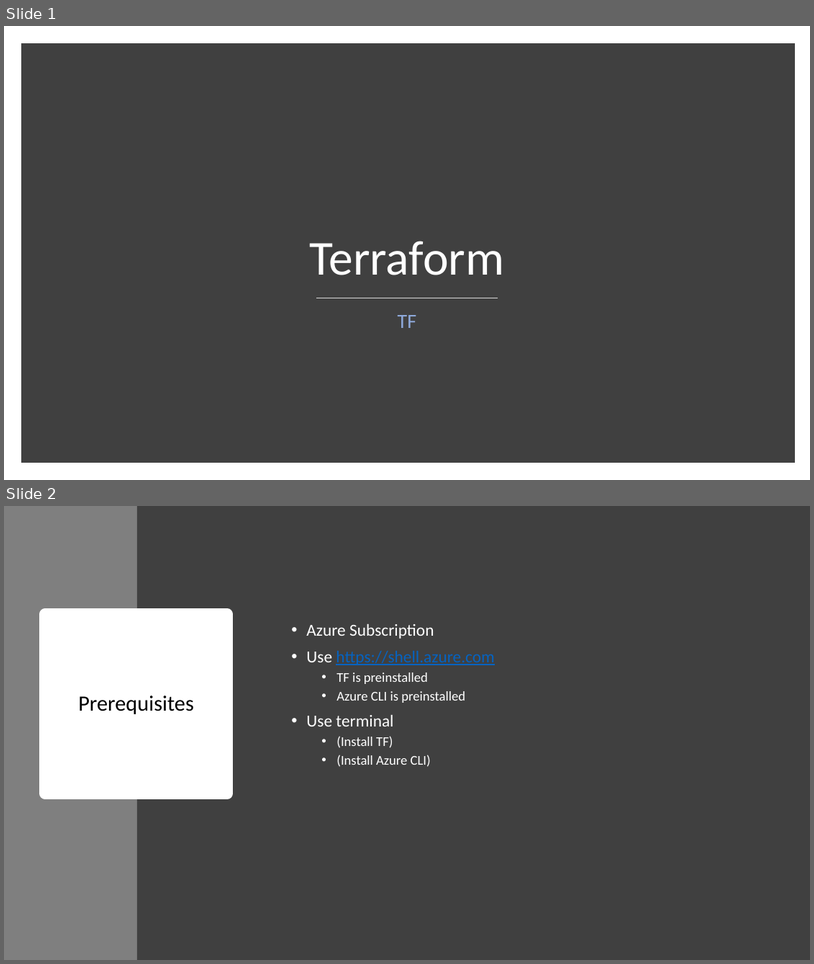
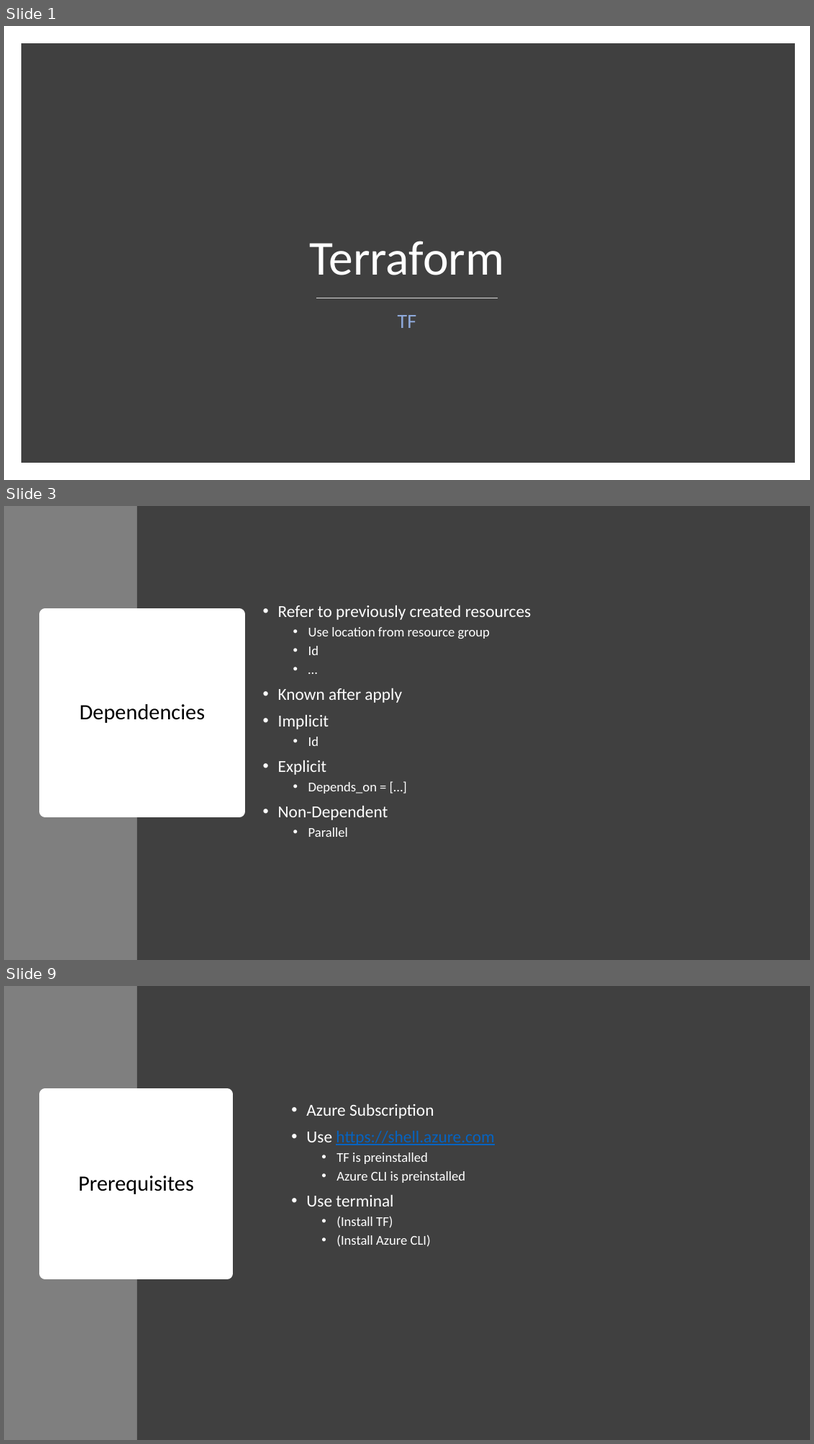
Before and after one commit to sujithq/mini-workshop-tf, a slide deck: Presentation.pptx. Shown one above the other, each under a label of ours: slides 1 and 2 before the commit, slides 1, 3 and 9 after it; the slides between them are not shown. The pictures are 814x964 and 814x1444 pixels, drawn with LibreOffice and Linux fonts; fonts in the diff are those of the drawing. Boxes give left, top, right and bottom in pixels: in the first picture for what was removed or moved away, otherwise in the second. Text is boxed around its words. In the diff, an @@ line names an element or a change of style, - is before the commit and + after.

```diff
--- a/Presentation.pptx
+++ b/Presentation.pptx
@@ slide 3 added at bbox=[4, 506, 810, 960], background #FFFFFF @@
@@ rectangle added at bbox=[4, 506, 137, 960], fill #7F7F7F @@
@@ rectangle added at bbox=[137, 506, 810, 960], fill #404040 @@
@@ text added at bbox=[278, 605, 532, 836], 20 pt, text #FFFFFF @@
+• Refer to previously created resources
+  • Use location from resource group
+  • Id
+  • …
+• Known after apply
+• Implicit
+  • Id
+• Explicit
+  • Depends_on = […]
+• Non-Dependent
+  • Parallel
@@ title added at bbox=[45, 614, 239, 811], fill #FFFFFF, outline #FFFFFF 13.75 pt, 26 pt, text #000000 @@
+Dependencies
@@ what was slide 2 is now slide 9 @@
```
Also in this commit, not shown: 1 slide changed, 10 other slides added, 1 slide removed, 1 other file.
